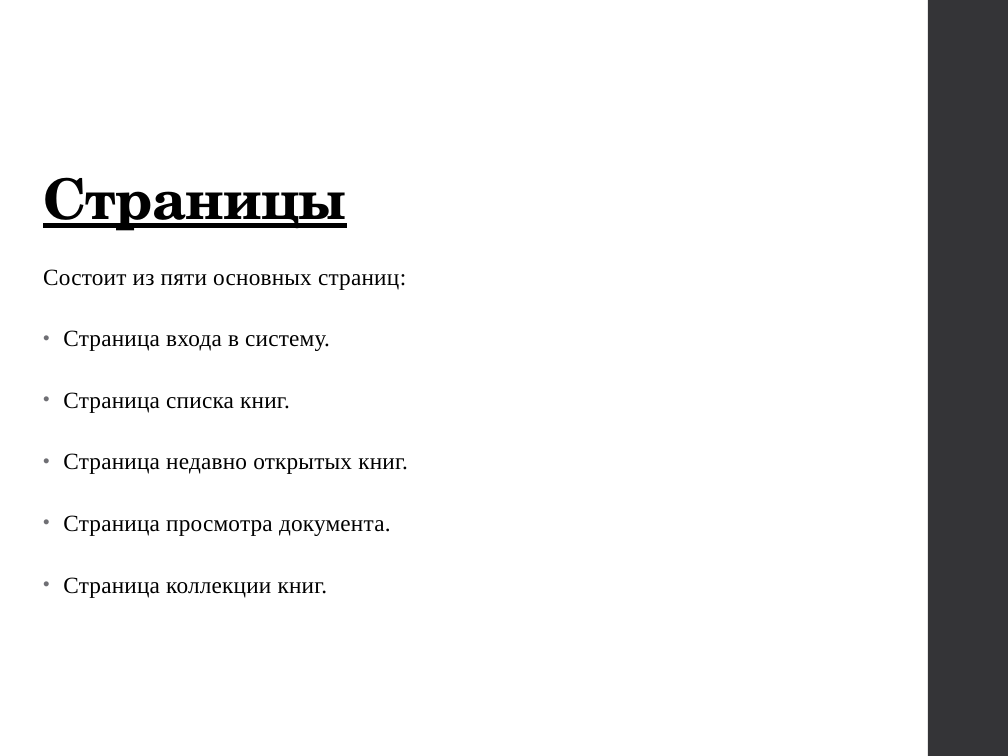
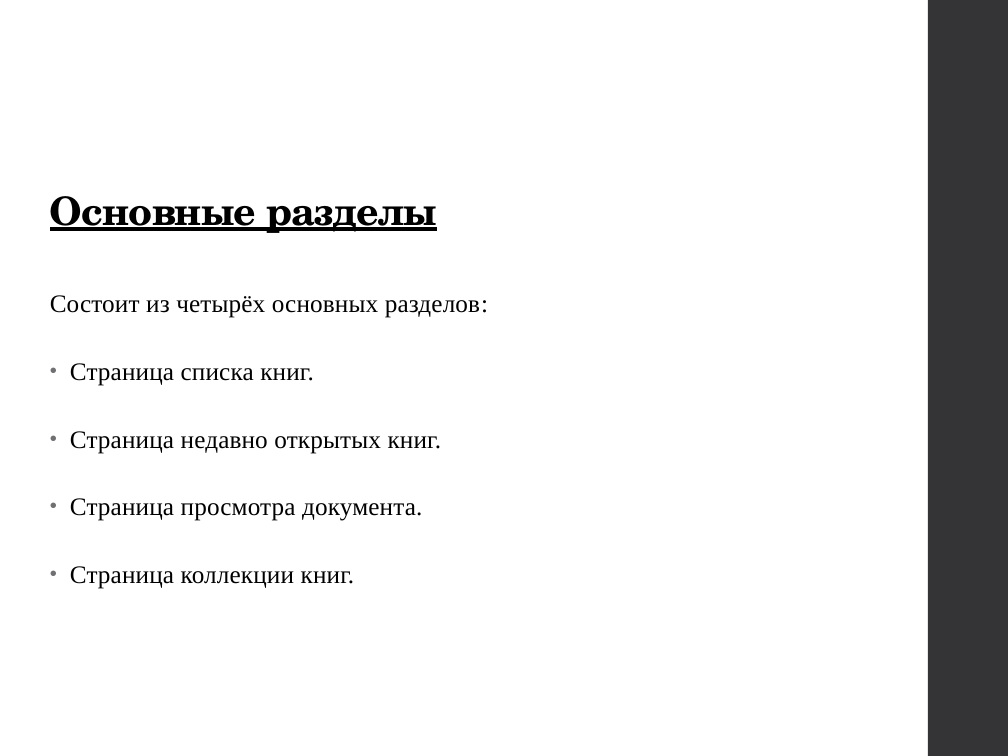
Before and after one commit to an-nguen/UlstuGradWork, a slide deck: slide 6 of docs/Презентация.pptx. Drawn at 1008x756 pixels with LibreOffice and Linux fonts; fonts in the diff are those of the drawing. Boxes give left, top, right and bottom in pixels: in the first picture for what was removed or moved away, otherwise in the second. Text is boxed around its words. In the diff, an @@ line names an element or a change of style, - is before the commit and + after.

```diff
--- a/docs/Презентация.pptx
+++ b/docs/Презентация.pptx
@@ title at [50, 196, 437, 233]: text changed; size 40 to 28 pt @@
-Страницы
+Основные разделы
@@ text "Состоит из четырёх основных разделов:": place and size @@
-text "Состоит из четырёх основных разделов:" at [43, 269, 408, 598]
+text "Состоит из четырёх основных разделов:" at [50, 295, 488, 589]
@@ text at [50, 295, 488, 318]: text changed; size 16.6 to 18 pt @@
-Состоит из пяти основных страниц:
-• Страница входа в систему.
+Состоит из четырёх основных разделов:
@@ text at [70, 363, 442, 589]: size 16.6 to 18 pt in "Страница списка книг.", "Страница недавно открытых книг.", "Страница просмотра документа.", "Страница коллекции книг."; line spacing 1.4 to 1.5 @@
```
Also in this commit, not shown: 9 other slides changed, 3 slides removed, 43 other files.
